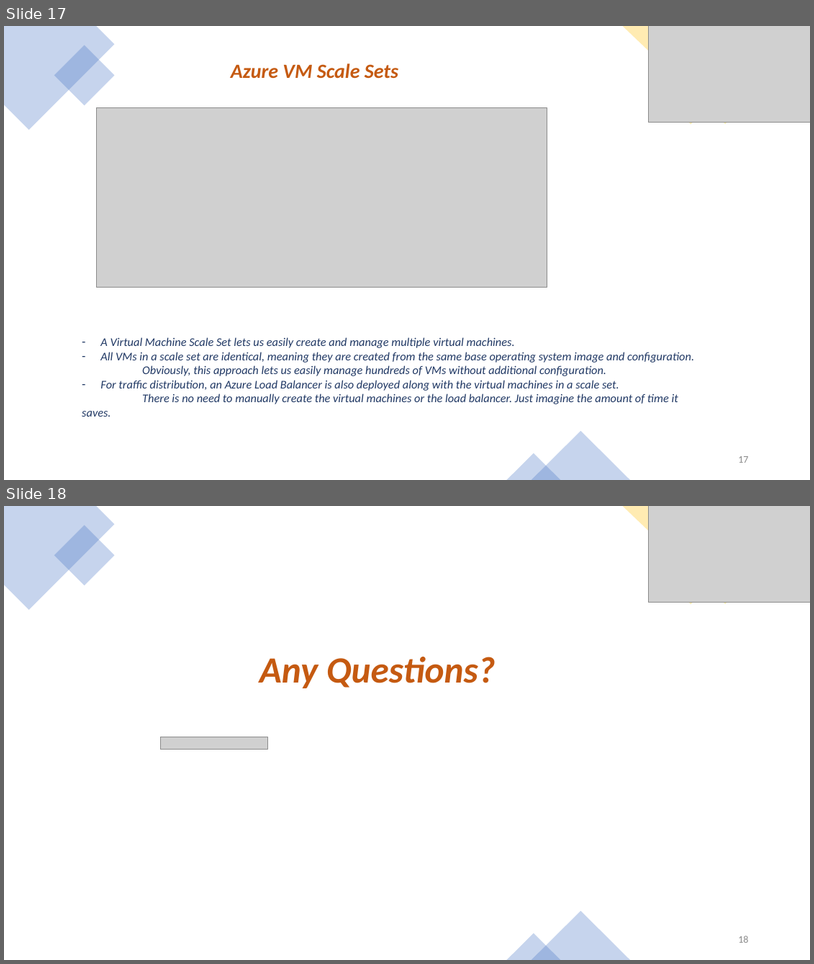
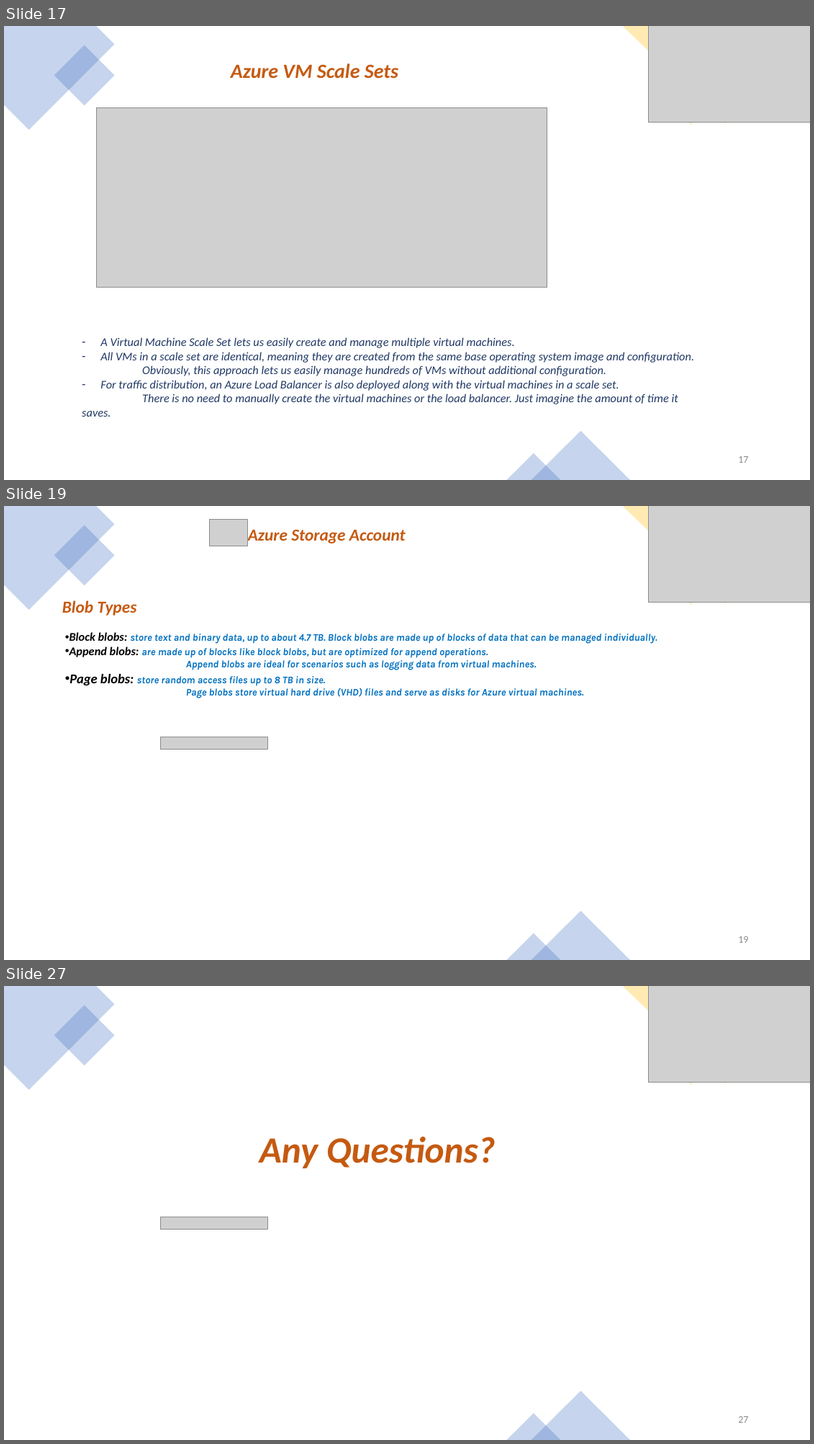
Before and after one commit to buchepalli-ramana-2/AzureDevOps, a slide deck: CoursePPT/Azure Compute.pptx. Shown one above the other, each under a label of ours: slides 17 and 18 before the commit, slides 17, 19 and 27 after it; the slides between them are not shown. The pictures are 814x964 and 814x1444 pixels, drawn with LibreOffice and Linux fonts; fonts in the diff are those of the drawing; grey boxes stand for pictures. Boxes give left, top, right and bottom in pixels: in the first picture for what was removed or moved away, otherwise in the second. Text is boxed around its words. In the diff, an @@ line names an element or a change of style, - is before the commit and + after.

Commit message:
Updated till storage concepts

```diff
--- a/CoursePPT/Azure Compute.pptx
+++ b/CoursePPT/Azure Compute.pptx
@@ slide 19 added at (4, 506, 810, 960), background #4472C4 at 92% opacity @@
@@ rectangle added at (4, 506, 810, 960), fill #FFFFFF @@
@@ freeform shape added at (4, 506, 115, 610), fill #4472C4 at 30% opacity @@
@@ rectangle added at (54, 525, 115, 586), fill #4472C4 at 30% opacity @@
@@ picture added at (210, 519, 248, 546) @@
@@ freeform shape added at (623, 506, 810, 604), fill #FFC000 at 30% opacity @@
@@ picture added at (649, 506, 810, 602) @@
@@ text added at (248, 529, 406, 543), 20 pt, text #C55A11, bold, italic @@
+Azure Storage Account
@@ rectangle added at (658, 540, 723, 605), fill #FFC000 at 30% opacity @@
@@ text added at (62, 600, 137, 615), 20 pt, text #C55A11, bold, italic @@
+Blob Types
@@ text added at (70, 632, 658, 698), 12 pt, text #0070C0, bold, italic @@
+• Block blobs: store text and binary data, up to about 4.7 TB. Block blobs are made up of blocks of data that can be managed individually.
+• Append blobs: are made up of blocks like block blobs, but are optimized for append operations.
+        Append blobs are ideal for scenarios such as logging data from virtual machines.
+• Page blobs: store random access files up to 8 TB in size.
+        Page blobs store virtual hard drive (VHD) files and serve as disks for Azure virtual machines.
@@ picture added at (161, 737, 268, 749) @@
@@ triangle added at (532, 911, 630, 960), fill #4472C4 at 30% opacity @@
@@ triangle added at (507, 933, 561, 960), fill #4472C4 at 30% opacity @@
@@ page number added at (738, 936, 748, 942), 12 pt, text #8C8C8C @@
+19
@@ what was slide 18 is now slide 27 @@
@@ page number at (738, 1416, 748, 1422): text changed @@
-18
+27
```
Also in this commit, not shown: 8 other slides added.
